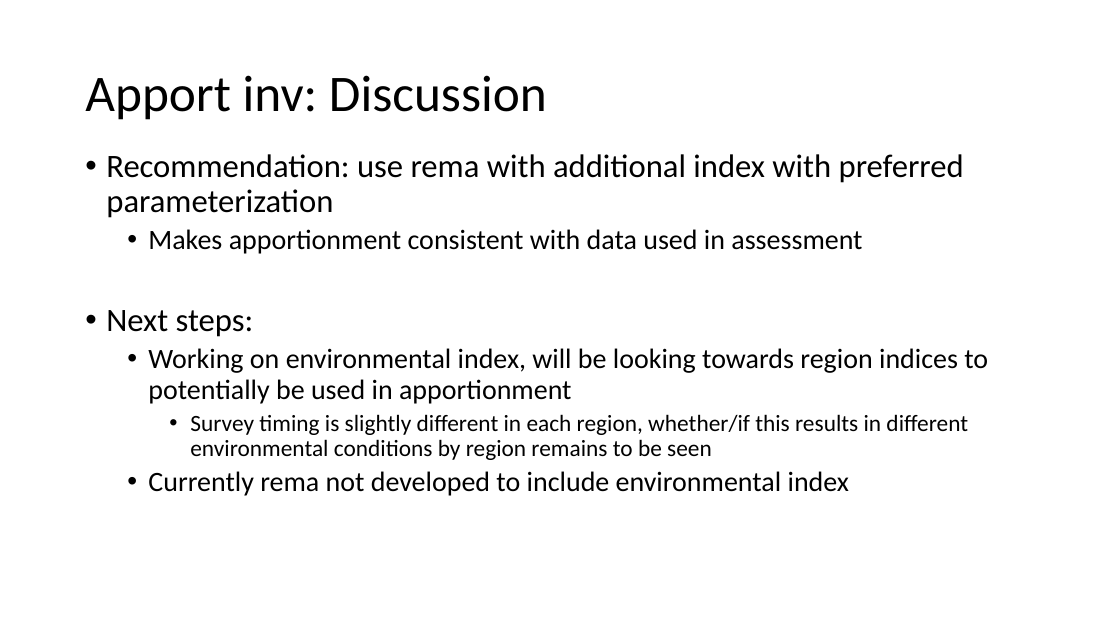
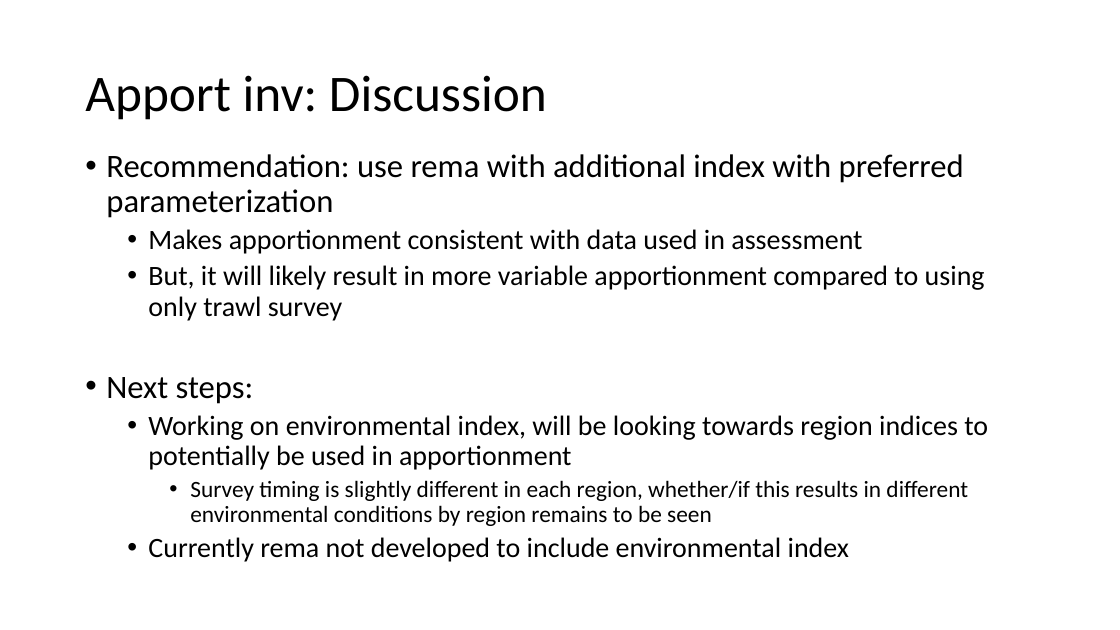
Before and after one commit to pete-hulson/goa_pcod, a slide deck: slide 33 of 2024/presentation/sept_pt/sept_pt_notes.pptx (slide 34 before the commit). Drawn at 1120x630 pixels with LibreOffice and Linux fonts; fonts in the diff are those of the drawing. Boxes give left, top, right and bottom in pixels: in the first picture for what was removed or moved away, otherwise in the second. Text is boxed around its words. In the diff, an @@ line names an element or a change of style, - is before the commit and + after.

Commit message:
update ppt

```diff
--- a/2024/presentation/sept_pt/sept_pt_notes.pptx
+++ b/2024/presentation/sept_pt/sept_pt_notes.pptx
@@ text at (148,265,985,321): paragraph added @@
+  • But, it will likely result in more variable apportionment compared to using only trawl survey
```
Also in this commit, not shown: 1 slide removed.
